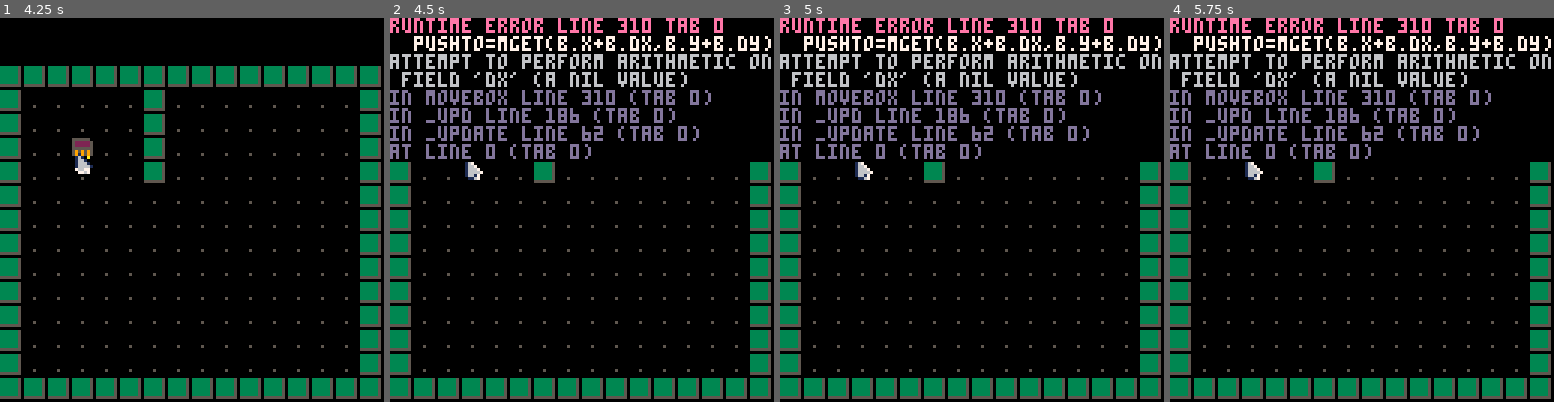
Above: before the commit, frames 1-4 (left to right).
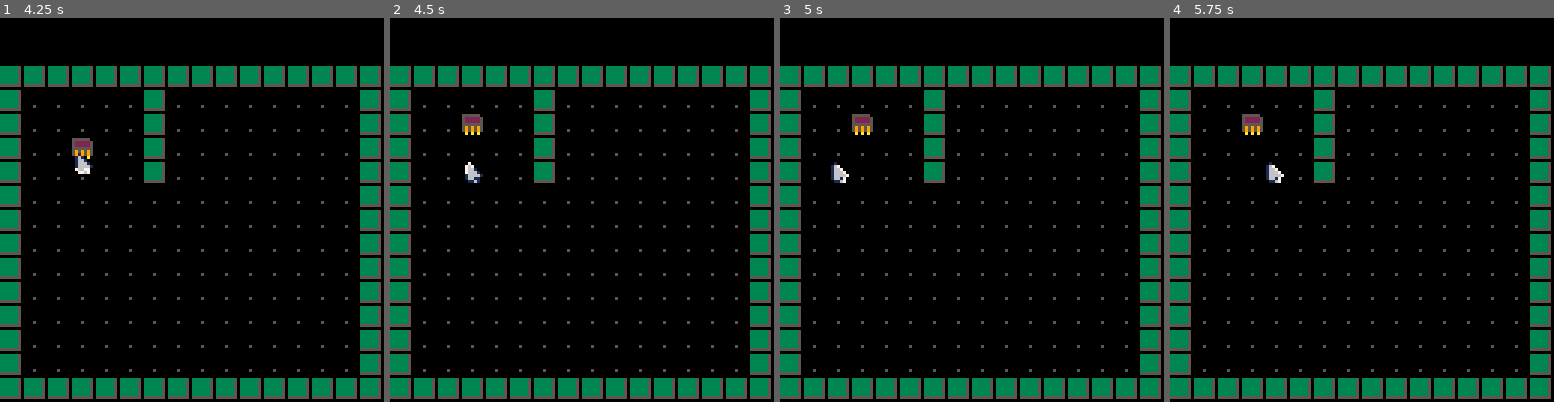
Above: after the commit, the same moments.

Repository: jacobneal65/sokovirus-pico8
Game: PICO-8 cartridge mysoko.p8
Same seed, same stepped clock (60 frames per second), same inputs: the game is played once before the commit and once after it.
Inputs:
- Up to frame 1 (4.25 s): tap O (Z key) at 0.33, 1.07, 2.22, 3.72 s; tap Down at 0.7 s; tap X (X key) at 1.43, 2.07, 2.82, 3.57 s; hold Up 1.97-2.63 s; hold Right 2.68-3.02 s; hold Down 3.07-3.73 s; hold Left 3.78-4.12 s; hold Up from 4.17 s (still down)
- Up to frame 2 (4.5 s): keep holding Up; tap X (X key) at 4.32 s
- Up to frame 3 (5 s): release Up at 4.5 s; hold Left from 4.55 s (still down)
- Up to frame 4 (5.75 s): release Left at 5.05 s; tap X (X key) at 5.07 s; hold Right from 5.1 s (still down); tap O (Z key) at 5.22 s

Frame 1 is identical in both runs. In frame 2, 16% of the frame differs, in the area x 0-100%, y 0-43%; in frame 3, 16%; in frame 4, 16%.
Error before the commit: runtime error line 310 tab 0; pushto=mget(b.x+b.dx,b.y+b.dy); attempt to perform arithmetic on field 'dx' (a nil value)

Commit message:
updated small changes

Diff:
--- a/mysoko.p8
+++ b/mysoko.p8
@@ -158,6 +158,8 @@
 		--box flag
 		if bx then
 			slidebox=bx
+			bx.dx=dx
+			bx.dy=dy
 		end
 	else
 		--no wall or box
@@ -318,7 +320,7 @@
 			b.y+=b.dy
 			b.sox=-b.dx*8--STARTING OFFSET
 			b.soy=-b.dy*8
-			b.ox,b.b.oy=b.sox,b.soy
+			b.ox,b.oy=b.sox,b.soy
 
 			--set box turn???
 			_upd=boxloop
@@ -329,8 +331,8 @@
 		end
 end
 
-
 function boxloop()
+	btn_buffer()
 	p_t=min(p_t+.3,1)
 	boxslide(slidebox,p_t)
 	if p_t ==1 then
